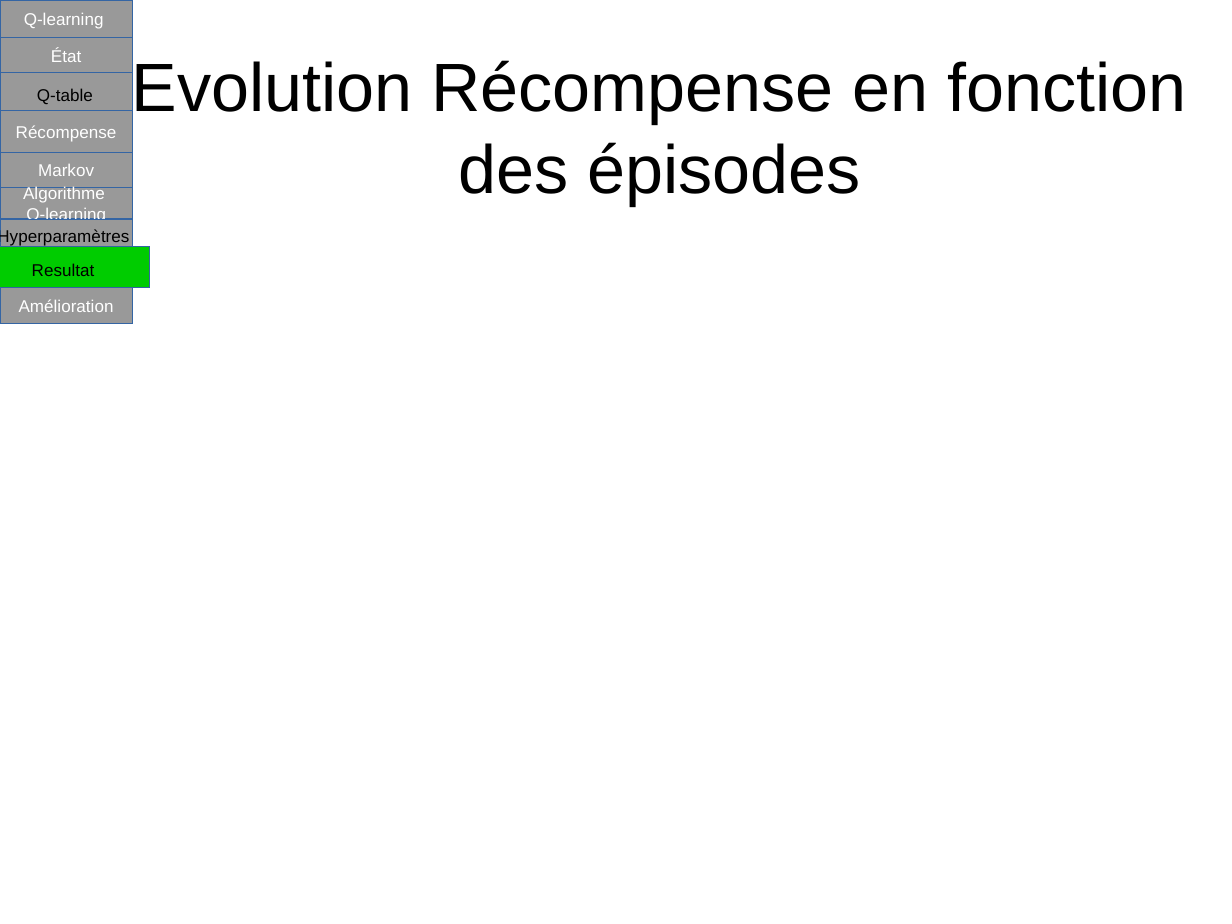
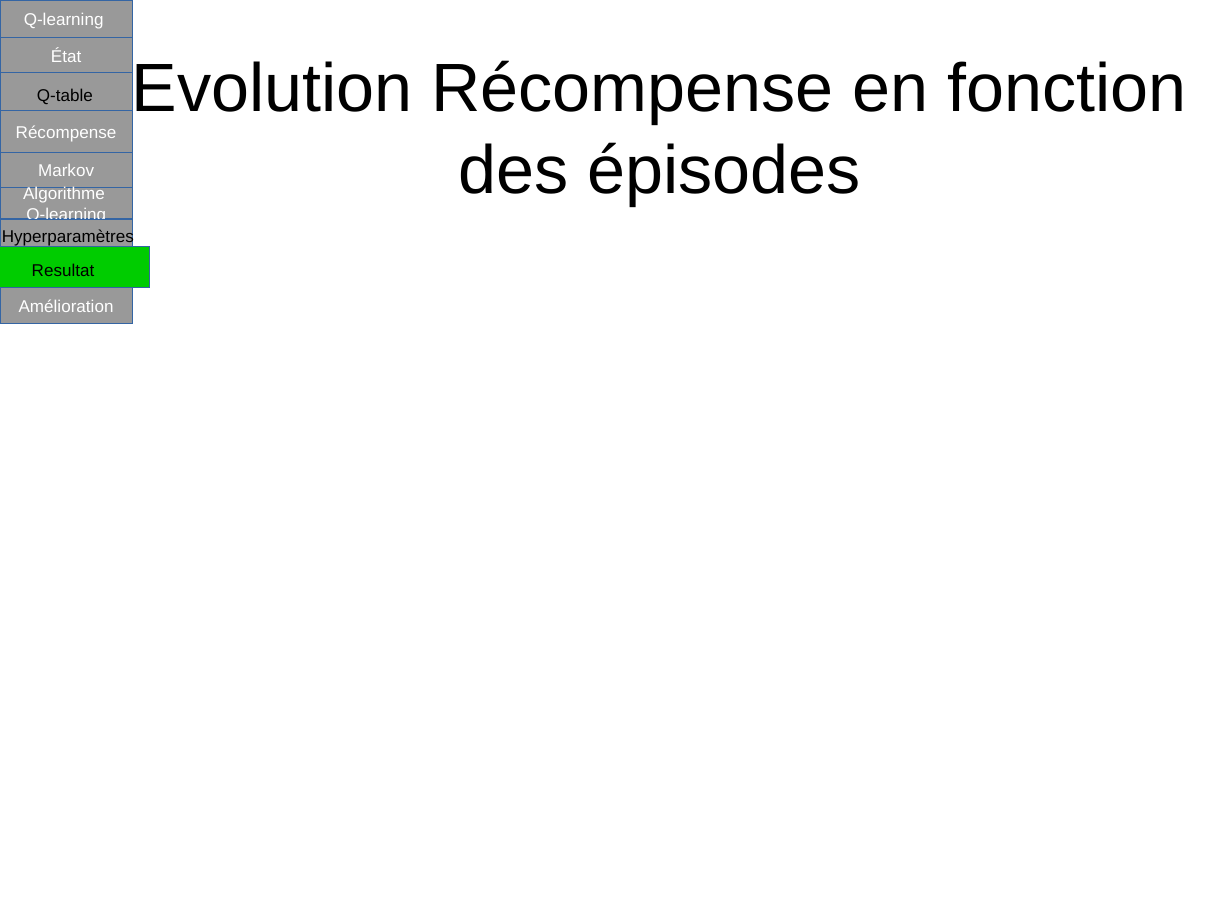
Before and after one commit to pfpimenta/projet_majeure, a slide deck: slide 19 of Presentation.odp. Drawn at 1232x924 pixels with LibreOffice and Linux fonts; fonts in the diff are those of the drawing. Boxes give left, top, right and bottom in pixels: in the first picture for what was removed or moved away, otherwise in the second. Text is boxed around its words. In the diff, an @@ line names an element or a change of style, - is before the commit and + after.

```diff
--- a/Presentation.odp
+++ b/Presentation.odp
@@ text "Hyperparamètres": place and size @@
-text "Hyperparamètres" at bbox=[0, 228, 129, 246]
+text "Hyperparamètres" at bbox=[2, 228, 134, 246]
```
Also in this commit, not shown: 5 other slides changed, 4 other files.
